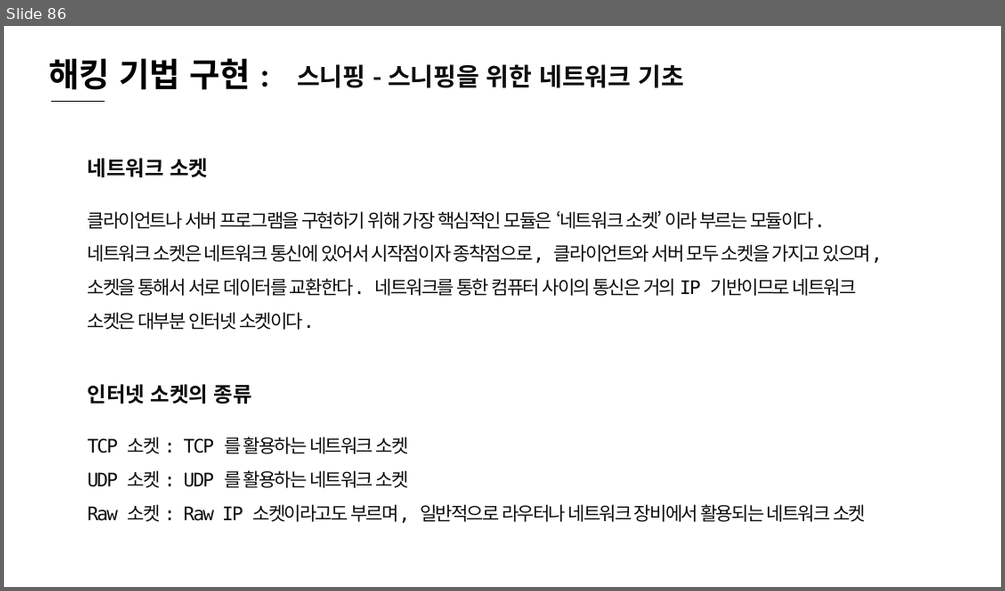
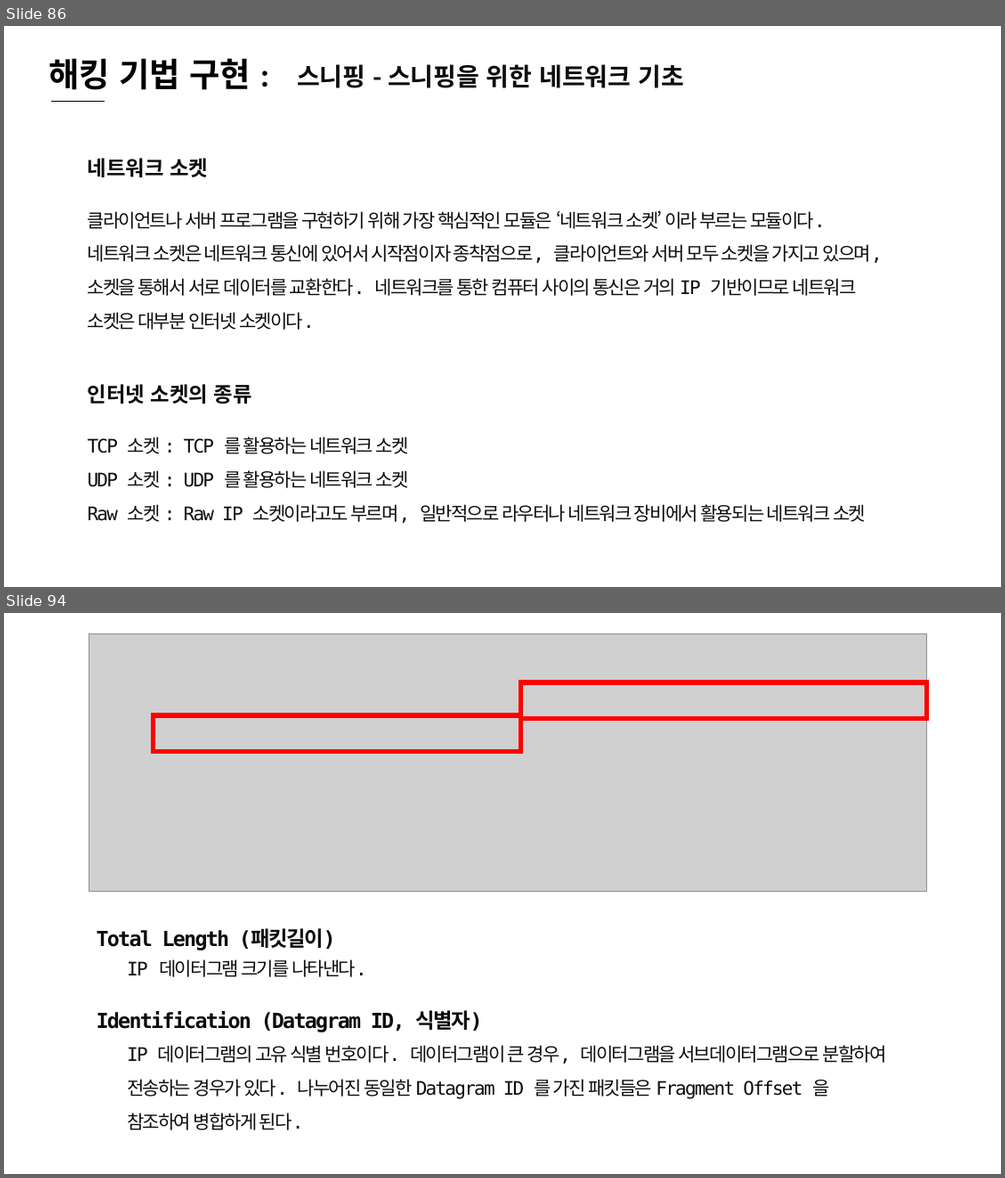
Before and after one commit to sky7th/White-Hat-Python, a slide deck: White Hat Python-1.pptx. Shown one above the other, each under a label of ours: slide 86 before the commit, slides 86 and 94 after it; the slides between them are not shown. The pictures are 1005x591 and 1005x1178 pixels, drawn with LibreOffice and Linux fonts; fonts in the diff are those of the drawing; grey boxes stand for pictures. Boxes give left, top, right and bottom in pixels: in the first picture for what was removed or moved away, otherwise in the second. Text is boxed around its words. In the diff, an @@ line names an element or a change of style, - is before the commit and + after.

```diff
--- a/White Hat Python-1.pptx
+++ b/White Hat Python-1.pptx
@@ slide 94 added at (x1=4, y1=613, x2=1001, y2=1174), background #FFFFFF @@
@@ picture added at (x1=89, y1=634, x2=927, y2=892) @@
@@ rectangle added at (x1=521, y1=682, x2=928, y2=718), outline #FF0000 4.5 pt @@
@@ rectangle added at (x1=153, y1=715, x2=521, y2=751), outline #FF0000 4.5 pt @@
@@ text added at (x1=97, y1=928, x2=336, y2=950), 20 pt, text #0D0D0D, bold @@
+Total Length (패킷길이)
@@ text added at (x1=127, y1=959, x2=367, y2=977), 18 pt, text #0D0D0D @@
+IP 데이터그램 크기를 나타낸다.
@@ text added at (x1=97, y1=1010, x2=483, y2=1032), 20 pt, text #0D0D0D, bold @@
+Identification (Datagram ID, 식별자)
@@ text added at (x1=127, y1=1045, x2=887, y2=1130), 18 pt, text #0D0D0D @@
+IP 데이터그램의 고유 식별 번호이다. 데이터그램이 큰 경우, 데이터그램을 서브데이터그램으로 분할하여 전송하는 경우가 있다. 나누어진 동일한 Datagram ID 를 가진 패킷들은 Fragment Offset 을 참조하여 병합하게 된다.
```
Also in this commit, not shown: 3 slides changed, 24 other slides added, 10 other files.
